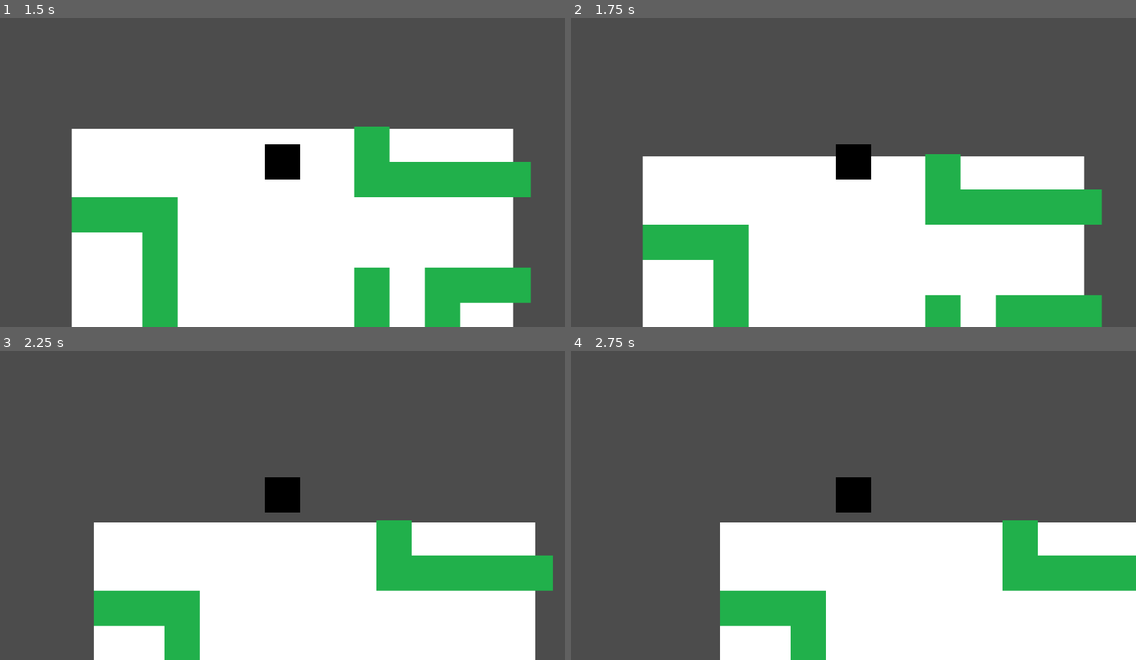
Above: before the commit, frames 1-4 (two rows, left to right).
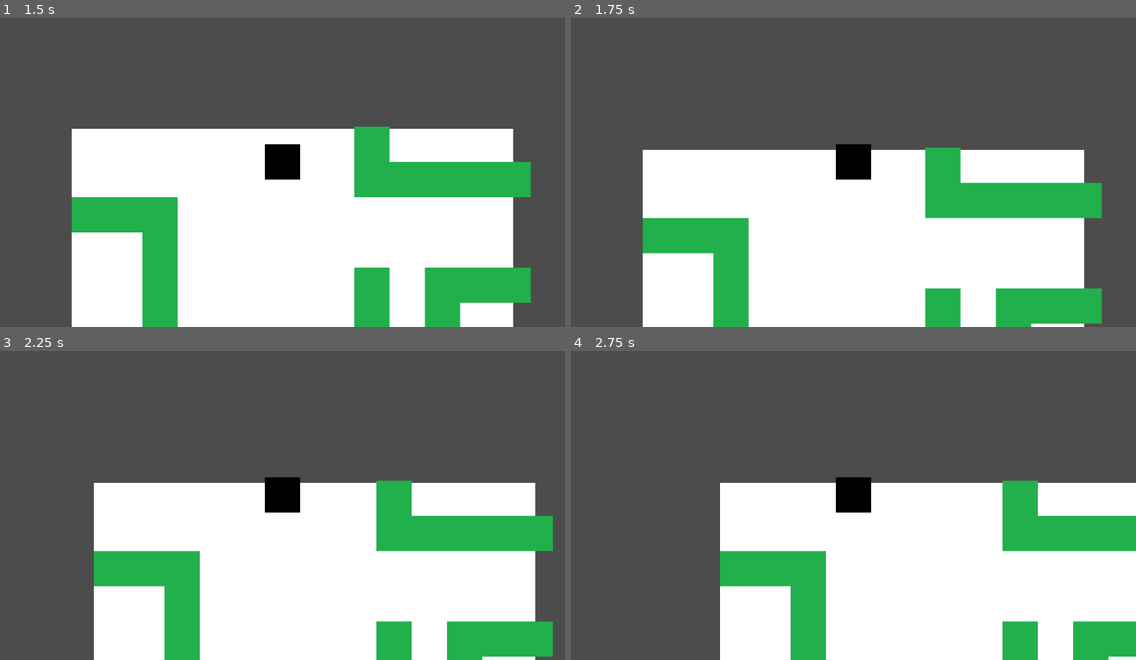
Above: after the commit, the same moments.

Repository: LucasMattera/Proyecto-Boss-VJ
Game: Godot game, scene res://Main.tscn
The game is run twice, just before and just after one commit, with the same random seed, the same clock (stepped at 60 frames per second) and the same inputs.
Inputs:
- Up to frame 1 (1.5 s): tap Enter at 0.5 s; hold W (move_up) from 0.53 s (still down)
- Up to frame 2 (1.75 s): keep holding W (move_up)
- Up to frame 3 (2.25 s): release W (move_up) at 2.03 s; hold A (move_left) from 2.03 s (still down)
- Up to frame 4 (2.75 s): keep holding A (move_left)

Frame 1 is identical in both runs. In frame 2, 4.2% of the frame differs, in the area x 12-94%, y 42-100%; in frame 3, 22%, in the area x 16-98%, y 42-100%; in frame 4, 19%.

Commit message:
add mapa delimitado

Diff:
--- a/BOSS/Main.tscn
+++ b/BOSS/Main.tscn
@@ -30,7 +30,8 @@
 } ]
 0/z_index = 0
 
-[sub_resource type="RectangleShape2D" id=2]
+[sub_resource type="RectangleShape2D" id=4]
+extents = Vector2( 32.0619, 431.938 )
 
 [node name="Main" type="Node"]
 
@@ -49,7 +50,28 @@
 [node name="Player" parent="." instance=ExtResource( 2 )]
 position = Vector2( 382, 254 )
 
-[node name="StaticBody2D" type="StaticBody2D" parent="."]
+[node name="Border" type="StaticBody2D" parent="."]
 
-[node name="CollisionShape2D" type="CollisionShape2D" parent="StaticBody2D"]
-shape = SubResource( 2 )
+[node name="CollisionShape2D" type="CollisionShape2D" parent="Border"]
+position = Vector2( -30, 310 )
+shape = SubResource( 4 )
+
+[node name="Border2" type="StaticBody2D" parent="."]
+
+[node name="CollisionShape2D" type="CollisionShape2D" parent="Border2"]
+position = Vector2( 406, 634 )
+rotation = 1.5708
+shape = SubResource( 4 )
+
+[node name="Border3" type="StaticBody2D" parent="."]
+
+[node name="CollisionShape2D" type="CollisionShape2D" parent="Border3"]
+position = Vector2( 372, -38 )
+rotation = 1.5708
+shape = SubResource( 4 )
+
+[node name="Border4" type="StaticBody2D" parent="."]
+
+[node name="CollisionShape2D" type="CollisionShape2D" parent="Border4"]
+position = Vector2( 832, 302 )
+shape = SubResource( 4 )
